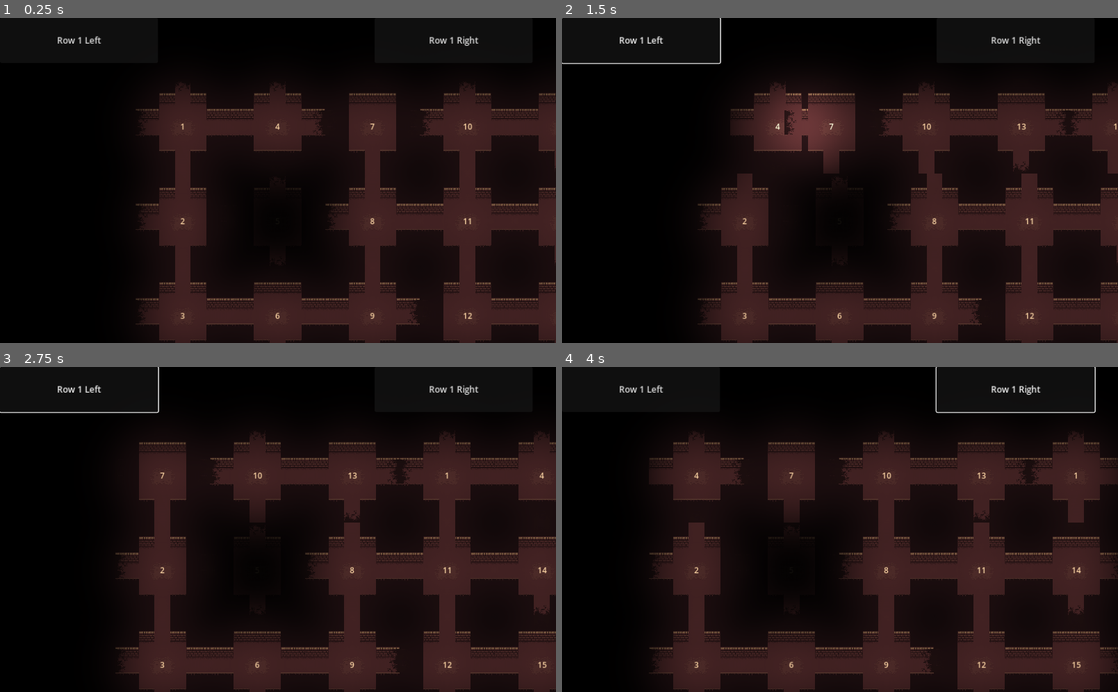
Above: before the commit, frames 1-4 (two rows, left to right).
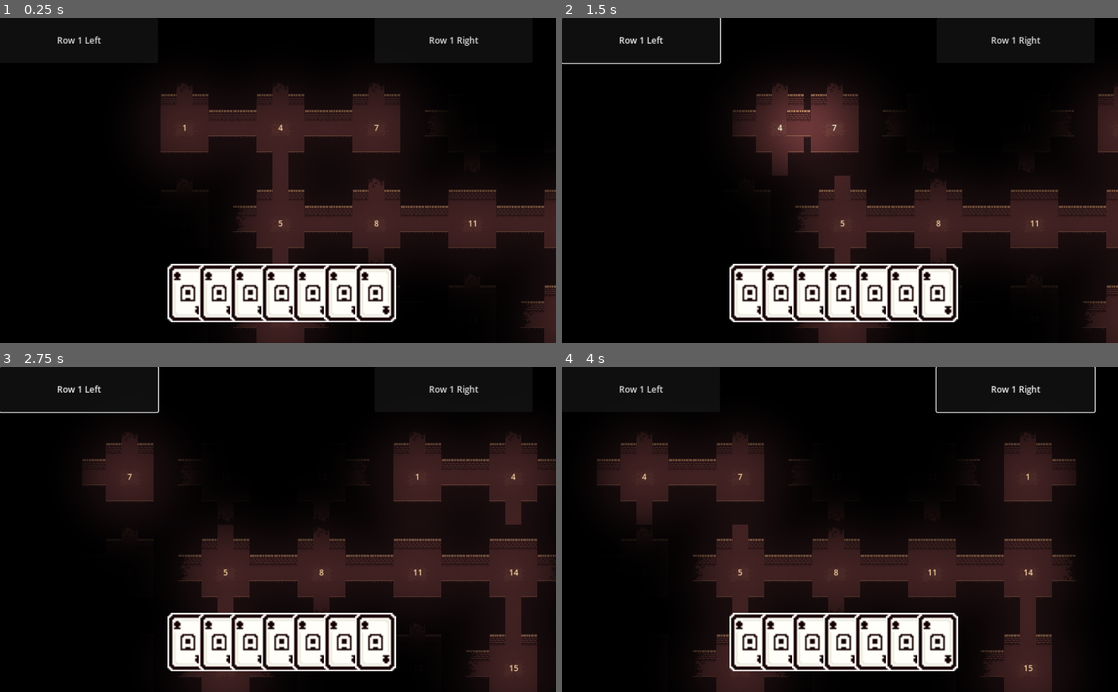
Above: after the commit, the same moments.

Repository: Ghosttown-sys/Living-Board
Game: Godot game, scene res://Game/Game_Play/gameplay.tscn
Same seed, same stepped clock (60 frames per second), same inputs: the game is played once before the commit and once after it. This scene is started directly instead of the project's main scene.
Inputs (mouse positions are in pixels of both pictures, inside the frame that each line leads up to):
- Up to frame 1 (0.25 s): no input
- Up to frame 2 (1.5 s): click "Row 1 Left" at 0.5 s; tap Enter (interact) at 1.25 s; move the mouse to (962, 164) at 1.27 s; hold D (ui_right) from 1.28 s (still down); hold Middle mouse button (drag_camera) from 1.28 s (still down); click (962, 164) at 1.42 s
- Up to frame 3 (2.75 s): release D (ui_right) at 2 s; release Middle mouse button (drag_camera) at 2 s; drag from (166, 545) to (250, 594) at 2.02 s
- Up to frame 4 (4 s): click "Row 1 Right" at 2.75 s; move the mouse to (895, 458) at 3.52 s; hold D (ui_right) from 3.53 s (still down); tap S (to_down_camera) at 3.6 s

The runs differ from the first frame. In frame 1, 23% of the frame differs, in the area x 24-100%, y 19-100%; in frame 2, 24%; in frame 3, 32%; in frame 4, 38%, in the area x 6-100%, y 19-100%.

Commit message:
perf: added seed to RNG

Diff:
--- a/Game/Core/rooms/room.gd
+++ b/Game/Core/rooms/room.gd
@@ -36,6 +36,8 @@
 """
 @onready var debug_label = $Label
 
+@onready var rng = RandomNumberGenerator.new()
+
 func _ready():
 	assign_random_openings()
 	update_visuals()
@@ -53,8 +55,8 @@
 # At start, assign random openings to the room
 func assign_random_openings():
 	var directions : Array[Game_Manager.DIRECTION] = Game_Manager.ALL_DIRECTIONS.duplicate()
-	for i in range(randi() % directions.size()):
-		var index = randi() % directions.size()
+	for i in range(Game_Manager.RNG.randi() % directions.size()):
+		var index = Game_Manager.RNG.randi() % directions.size()
 		directions.remove_at(index)
 
 	openings = directions;
--- a/Game/Game_Play/gameplay.tscn
+++ b/Game/Game_Play/gameplay.tscn
@@ -1,8 +1,9 @@
-[gd_scene load_steps=4 format=3 uid="uid://cdk2ksgvsl00o"]
+[gd_scene load_steps=5 format=3 uid="uid://cdk2ksgvsl00o"]
 
 [ext_resource type="PackedScene" uid="uid://c2cfb0p8w4c1n" path="res://Game/Core/rooms/room.tscn" id="1_evmpu"]
 [ext_resource type="Script" path="res://Game/Game_Play/board_manager.gd" id="1_lwgv5"]
 [ext_resource type="PackedScene" uid="uid://cu1qxrv7bksx3" path="res://scenes/Camera/camera.tscn" id="2_u2pjn"]
+[ext_resource type="PackedScene" uid="uid://sf7spbdqpfvy" path="res://Game/Core/cards/hand.tscn" id="4_t7ivt"]
 
 [node name="Board" type="Node2D"]
 script = ExtResource("1_lwgv5")
@@ -18,9 +19,9 @@
 color = Color(0.105882, 0.0627451, 0.0901961, 1)
 
 [node name="Camera" parent="." instance=ExtResource("2_u2pjn")]
-zoom = Vector2(0.91, 0.91)
+zoom = Vector2(0.92, 0.92)
 limit_offset = 2
-camera_speed = 3
+camera_speed = 5
 
 [node name="CanvasModulate" type="CanvasModulate" parent="."]
 color = Color(0, 0, 0, 1)
@@ -38,6 +39,9 @@
 offset_bottom = 83.0
 text = "Row 1 Right"
 
+[node name="Hand" parent="CanvasLayer" instance=ExtResource("4_t7ivt")]
+position = Vector2(346, 508)
+
 [connection signal="pressed" from="CanvasLayer/Button" to="." method="Push_Left"]
 [connection signal="pressed" from="CanvasLayer/Button" to="." method="push"]
 [connection signal="pressed" from="CanvasLayer/Button2" to="." method="Push_Right"]
--- a/Global/Game_Manager.gd
+++ b/Global/Game_Manager.gd
@@ -1,4 +1,7 @@
 extends Node
+
+var seed = hash("help_me")
+var RNG : RandomNumberGenerator;
 
 enum DIRECTION {LEFT = 0, RIGHT = 1, UP = 2, DOWN = 3}
 
@@ -24,3 +27,7 @@
 }
 
 signal camera_relocate(pos:Vector2)
+
+func _ready():
+	RNG = RandomNumberGenerator.new()
+	RNG.seed = seed;
